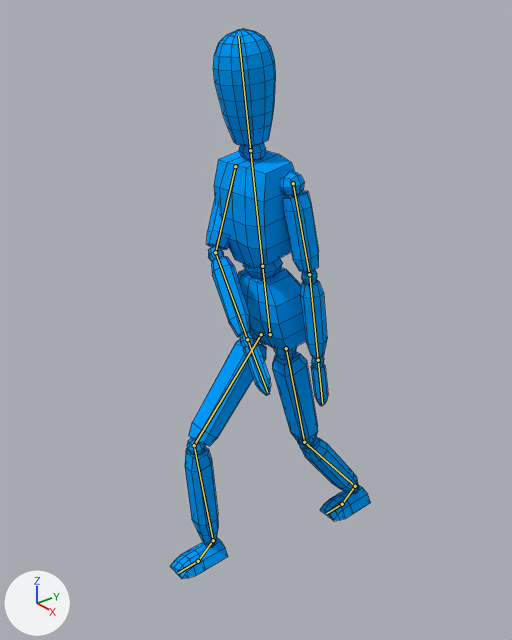
The Blender file BlenderModels/stick-figure.blend as it was, and as the next commit left it.
Rendered twice from a camera (50 mm lens) standing at (1.327, -1.503, 1.597) and looking at (0.021, -0.435, 0.789). Lighting does not change. The marker at lower left points along +X, +Y and +Z. Both versions are drawn at frame 12 of the action 'Swing Sword'; the numbers are the values there. The bones that bend it are drawn over the model as lines. Mesh edges are drawn as thin lines.

The first picture shows 'Character'.
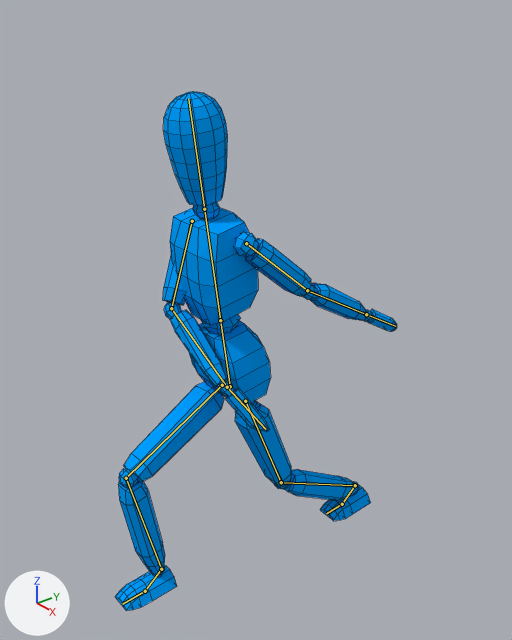
Changed parts and their boxes [x1, y1, x2, y2] in the pictures (512 x 640 px):
'Character', posed (40% wider): before [170, 29, 371, 579]; after [115, 92, 397, 611]
bone 'Hip', root to tip: before (270, 334) to (262, 266); after (230, 386) to (220, 320)
bone 'Upper Arm.L', root to tip: before (293, 183) to (309, 274); after (246, 243) to (307, 290)
bone 'Lower Arm.L', root to tip: before (309, 274) to (318, 360); after (307, 290) to (366, 314)
bone 'Lower Arm.R', root to tip: before (215, 252) to (247, 339); after (171, 308) to (227, 387)
bone 'Hand.R', root to tip: before (247, 339) to (267, 392); after (227, 387) to (265, 429)

Edits to the bpy script that builds the scene:
```text
Change bone_hip:
    where bone_hip = bpy.data.objects['Armature'].pose.bones['Hip']  # child of 'Root'
    bone_hip.location: (-0.001, -0.102, 0.368) -> (-0.016, -0.225, 0.498)
Change bone_upper_arm_l:
    where bone_upper_arm_l = bpy.data.objects['Armature'].pose.bones['Upper Arm.L']  # child of 'Torso'
    bone_upper_arm_l.rotation_quaternion: (0.756, -0.017, -0.018, -0.65) -> (0.715, -0.238, 0.247, -0.604)  # degrees (0, -3, -81) -> degrees (-40, 4, -82)
Change bone_lower_arm_l:
    where bone_lower_arm_l = bpy.data.objects['Armature'].pose.bones['Lower Arm.L']  # child of 'Upper Arm.L'
    bone_lower_arm_l.rotation_quaternion: (0.959, 0.008, 0.229, -0.018) -> (0.952, -0.097, 0.236, -0.038)  # degrees (1, 27, -2) -> degrees (-14, 27, -8)
Change bone_lower_arm_r:
    where bone_lower_arm_r = bpy.data.objects['Armature'].pose.bones['Lower Arm.R']  # child of 'Upper Arm.R'
    bone_lower_arm_r.rotation_quaternion: (0.927, -0.204, 0.137, 0.186) -> (0.893, -0.276, -0.075, 0.274)  # degrees (-21, 20, 19) -> degrees (-34, 1, 34)
Change bone_hand_r:
    where bone_hand_r = bpy.data.objects['Armature'].pose.bones['Hand.R']  # child of 'Lower Arm.R'
    bone_hand_r.rotation_quaternion: (1.0, 0.0, 0.0, 0.0) -> (0.974, -0.176, -0.118, -0.075)  # degrees (0, 0, 0) -> degrees (-20, -15, -6)
Change bone_pole_target_l:
    where bone_pole_target_l = bpy.data.objects['Armature'].pose.bones['Pole Target.L']  # child of 'Root'
    bone_pole_target_l.location: (0.0, 0.0, 0.0) -> (0.0, -0.023, 0.412)
Change bone_leg_ik_r:
    where bone_leg_ik_r = bpy.data.objects['Armature'].pose.bones['Leg IK.R']  # child of 'Root'
    bone_leg_ik_r.location: (0.0, -0.568, 0.018) -> (0.0, -0.754, 0.022)
Change bone_pole_target_r:
    where bone_pole_target_r = bpy.data.objects['Armature'].pose.bones['Pole Target.R']  # child of 'Root'
    bone_pole_target_r.location: (0.0, 0.0, 0.0) -> (0.0, -0.02, 0.414)
```
